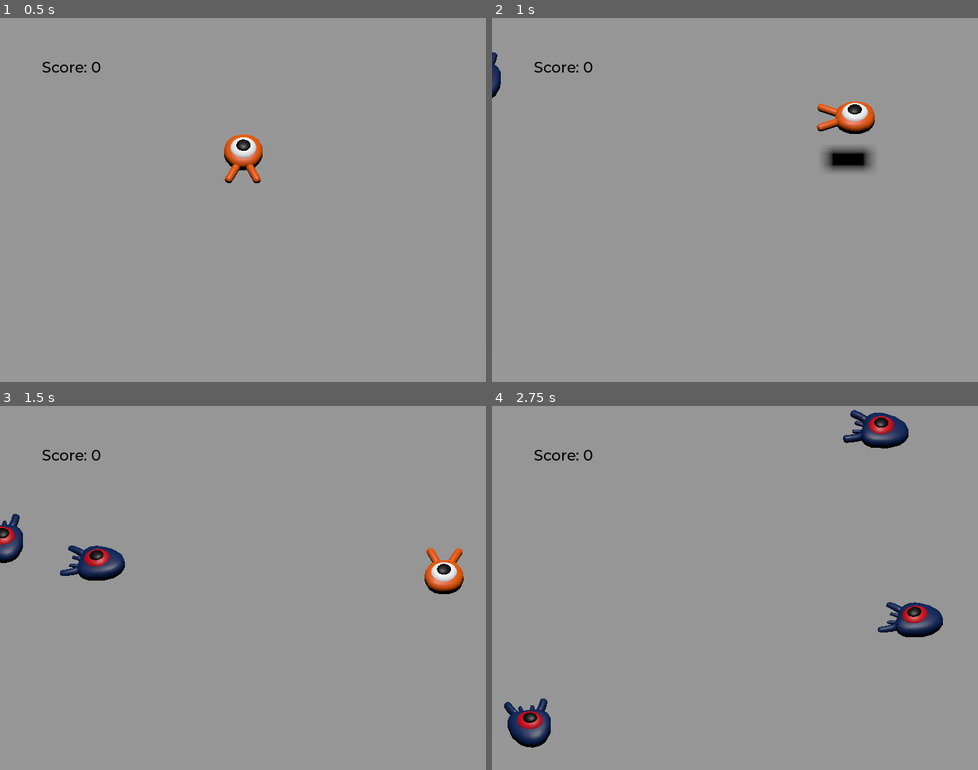
Above: before the commit, frames 1-4 (two rows, left to right).
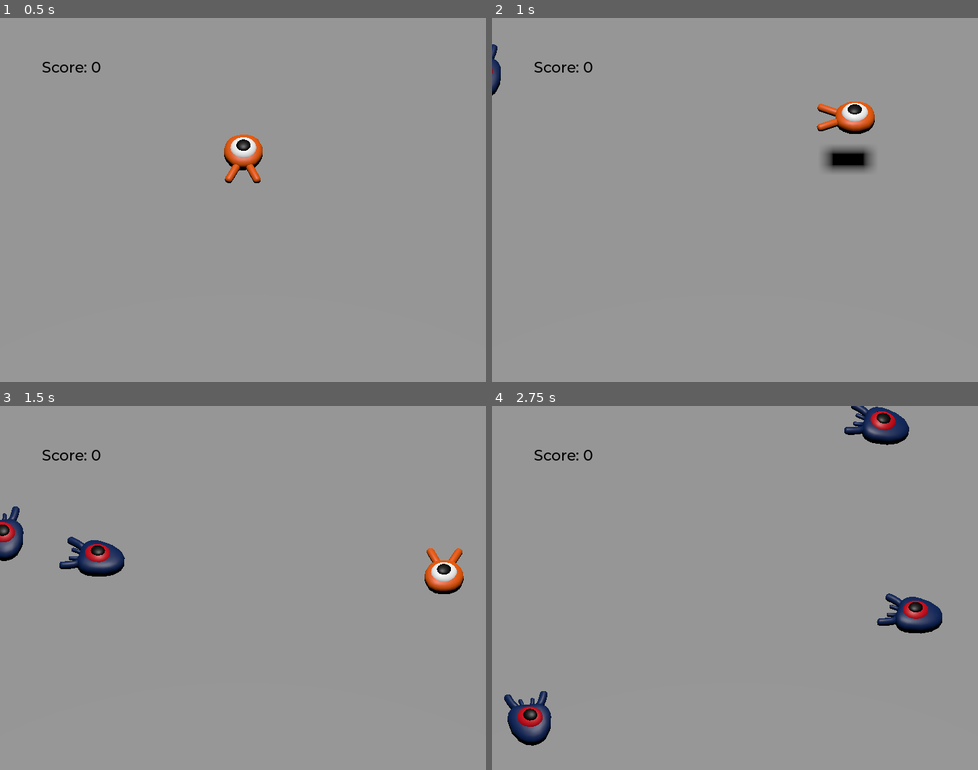
Above: after the commit, the same moments.

Repository: LailaiLand/squash-creeps
Game: Godot game, scene res://main.tscn
Same seed, same stepped clock (60 frames per second), same inputs: the game is played once before the commit and once after it.
Inputs:
- Up to frame 1 (0.5 s): no input
- Up to frame 2 (1 s): tap Enter (ui_accept) at 0.5 s; hold D (move_right) from 0.53 s (still down); tap Space (jump) at 0.77 s
- Up to frame 3 (1.5 s): release D (move_right) at 1.28 s; hold S (move_back) from 1.28 s (still down)
- Up to frame 4 (2.75 s): tap Space (jump) at 1.52 s; release S (move_back) at 2.03 s; hold D (move_right) from 2.03 s (still down)

Frame 1 is identical in both runs. In frame 2, 0.1% of the frame differs, in the area x 0-2%, y 7-23%; in frame 3, 1.3%; in frame 4, 2.5%, in the area x 2-93%, y 0-94%.

Commit message:
Finished tutorial
Added animation to the mobs based on their speed. I will dig further and tweak this project more.

Diff:
--- a/mob.gd
+++ b/mob.gd
@@ -24,6 +24,8 @@
 	velocity = Vector3.FORWARD * random_speed
 	#så troterer vi den farta så den har samme rotasjon som rotation
 	velocity = velocity.rotated(Vector3.UP, rotation.y)
+	# justerer animasjonshastigheten basert på hvor fort den svømmer
+	$AnimationPlayer.speed_scale = random_speed / min_speed
 
 #trigges i player script når vi hopper på fiender
 func squash() -> void:
--- a/mob.tscn
+++ b/mob.tscn
@@ -1,10 +1,44 @@
-[gd_scene load_steps=4 format=3 uid="uid://6i4xb5pod3hr"]
+[gd_scene load_steps=6 format=3 uid="uid://6i4xb5pod3hr"]
 
 [ext_resource type="Script" path="res://mob.gd" id="1_2kaiv"]
 [ext_resource type="PackedScene" uid="uid://dfdre2vq1s3fy" path="res://art/mob.glb" id="1_q0sq7"]
 
 [sub_resource type="BoxShape3D" id="BoxShape3D_24ekh"]
 size = Vector3(1.61991, 0.648315, 2.11049)
+
+[sub_resource type="Animation" id="Animation_4yv4w"]
+resource_name = "float"
+length = 1.2
+loop_mode = 1
+tracks/0/type = "value"
+tracks/0/imported = false
+tracks/0/enabled = true
+tracks/0/path = NodePath("Pivot/Character:position")
+tracks/0/interp = 1
+tracks/0/loop_wrap = true
+tracks/0/keys = {
+"times": PackedFloat32Array(0.3, 0.7, 1.2),
+"transitions": PackedFloat32Array(0.420448, 2.46229, 1),
+"update": 0,
+"values": [Vector3(0, 0, 0), Vector3(0, 0.65, 0), Vector3(0, 0.35, 0)]
+}
+tracks/1/type = "value"
+tracks/1/imported = false
+tracks/1/enabled = true
+tracks/1/path = NodePath("Pivot/Character:rotation")
+tracks/1/interp = 1
+tracks/1/loop_wrap = true
+tracks/1/keys = {
+"times": PackedFloat32Array(0.1, 0.5, 1.2),
+"transitions": PackedFloat32Array(0.420448, 0.420448, 1),
+"update": 0,
+"values": [Vector3(0, 0, 0), Vector3(0.139626, 0, 0), Vector3(-0.15708, 0, 0)]
+}
+
+[sub_resource type="AnimationLibrary" id="AnimationLibrary_bid1y"]
+_data = {
+"float": SubResource("Animation_4yv4w")
+}
 
 [node name="Mob" type="CharacterBody3D" groups=["mob"]]
 collision_layer = 2
@@ -14,6 +48,7 @@
 [node name="Pivot" type="Node3D" parent="."]
 
 [node name="Character" parent="Pivot" instance=ExtResource("1_q0sq7")]
+transform = Transform3D(1, 0, 0, 0, 0.987688, 0.156434, 0, -0.156434, 0.987688, 0, 0.35, 0)
 
 [node name="CollisionShape3D" type="CollisionShape3D" parent="."]
 transform = Transform3D(1, 0, 0, 0, 1, 0, 0, 0, 1, 0.0144005, 0.324158, 0.00585175)
@@ -22,4 +57,9 @@
 [node name="VisibleOnScreenNotifier3D" type="VisibleOnScreenNotifier3D" parent="."]
 aabb = AABB(-1.19813, -0.998445, -2.05965, 2.39627, 1.99689, 4.1193)
 
+[node name="AnimationPlayer" type="AnimationPlayer" parent="."]
+libraries = {
+"": SubResource("AnimationLibrary_bid1y")
+}
+
 [connection signal="screen_exited" from="VisibleOnScreenNotifier3D" to="." method="_on_visible_on_screen_notifier_3d_screen_exited"]
